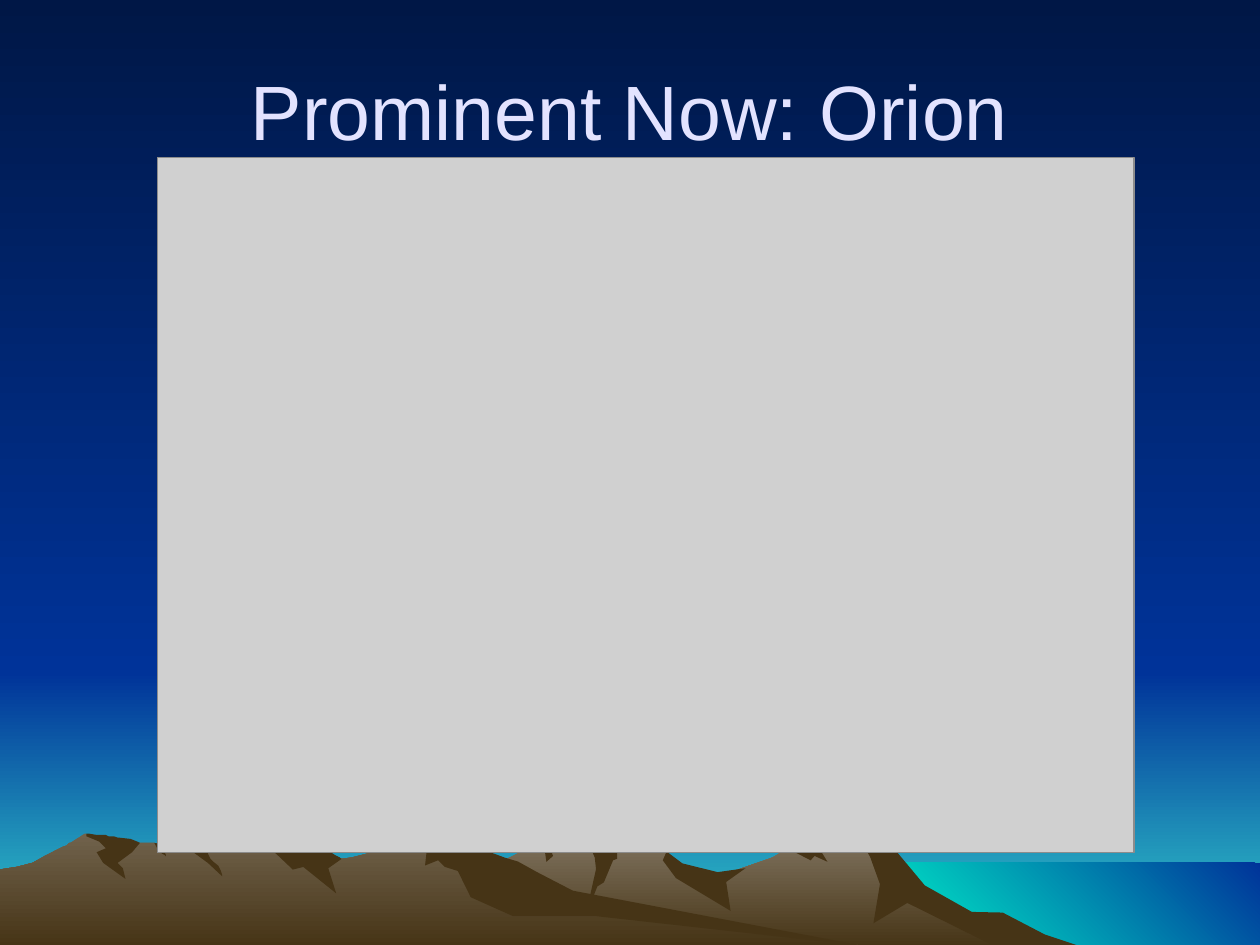
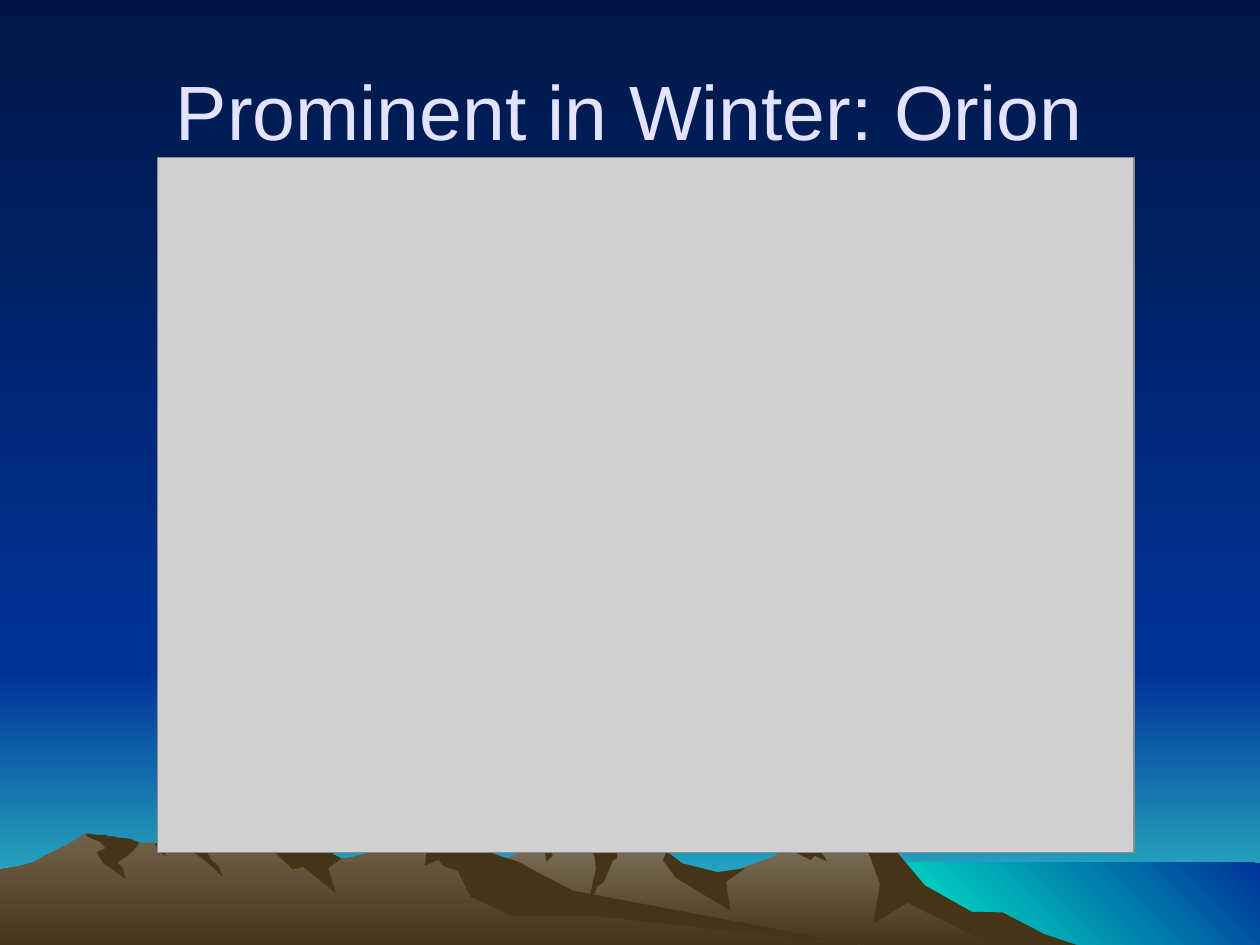
Before and after one commit to ForrestErickson/Asterisms_and_Constelations, a slide deck: slide 12 of Asterisms_and_Constelations.ppt. Drawn at 1260x945 pixels with LibreOffice and Linux fonts; fonts in the diff are those of the drawing; grey boxes stand for pictures. Boxes give left, top, right and bottom in pixels: in the first picture for what was removed or moved away, otherwise in the second. Text is boxed around its words. In the diff, an @@ line names an element or a change of style, - is before the commit and + after.

Commit message:
Asterisms_and_Constelations.ppt, remove jupiter information. Make references to Orion a winter sky example.

```diff
--- a/Asterisms_and_Constelations.ppt
+++ b/Asterisms_and_Constelations.ppt
@@ title at (x1=176, y1=84, x2=1082, y2=141): text changed @@
-Prominent Now: Orion
+Prominent in Winter: Orion
```
Also in this commit, not shown: 15 other slides changed, 4 slides removed.
